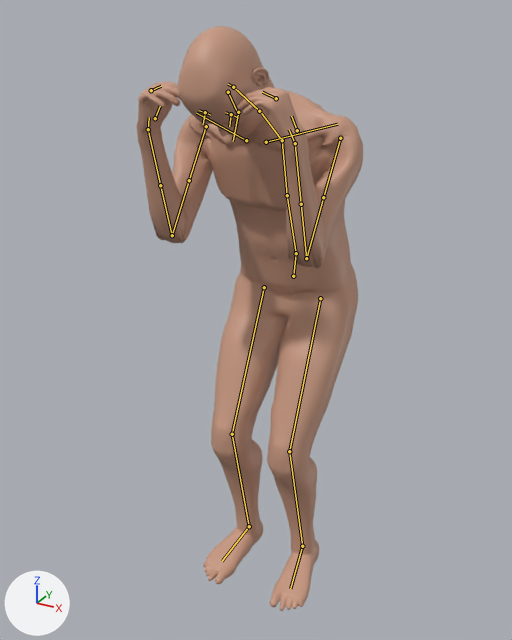
One commit to the glTF model gore-game/assets/generated/subject/GB_Subject_LOD1.glb: the scene before it, then after it.
Both versions are drawn from a 50 mm lens placed at (0.801, -1.678, 1.644), pointed at (-0.062, -0.109, 0.859). The lights are fixed; the arrows at lower left show +X, +Y and +Z. The first picture is the older version. Both versions are drawn at frame 1 of the action 'pose_cower'; the numbers are the values there. The bones that change, and the others that lie on the model, are drawn over the model as lines.

In view in the first picture: 'GB_Body_LOD1', 'GB_Head_LOD1'.
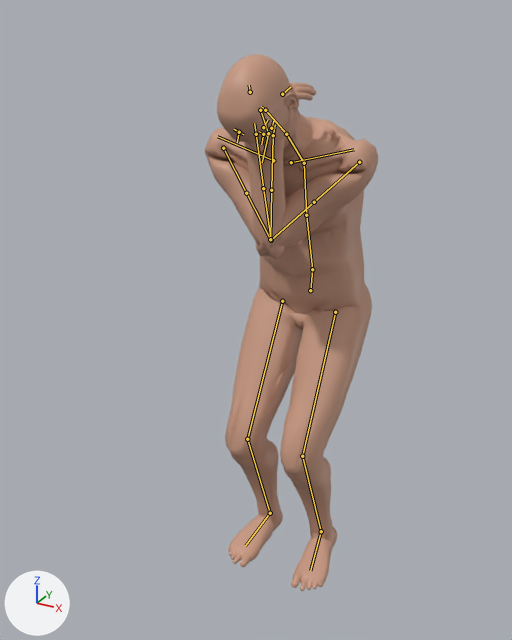
Changed parts and their boxes (x1, y1, x2, y2) in the pictures (512 x 640 px):
'GB_Body_LOD1', posed (24% narrower): before (136, 82, 363, 611); after (205, 83, 378, 591)
'GB_Head_LOD1', posed: before (178, 26, 275, 137); after (217, 54, 313, 160)
bone 'hips', root to tip: before (293, 276) to (296, 253); after (310, 290) to (312, 269)
bone 'spine', root to tip: before (296, 253) to (287, 195); after (312, 269) to (306, 215)
bone 'chest', root to tip: before (287, 195) to (282, 140); after (306, 215) to (304, 163)
bone 'clavicle_L', root to tip: before (266, 142) to (337, 124); after (291, 162) to (354, 149)
bone 'upper_arm_L', root to tip: before (340, 138) to (323, 197); after (359, 162) to (314, 202)
bone 'upper_arm_twist_L', root to tip: before (323, 197) to (306, 258); after (314, 202) to (271, 240)
bone 'forearm_L', root to tip: before (306, 258) to (301, 204); after (271, 240) to (263, 188)
bone 'hand_L', root to tip: before (295, 143) to (289, 129); after (256, 134) to (254, 123)
bone 'fingers_L', root to tip: before (276, 98) to (262, 92); after (250, 92) to (249, 85)
bone 'thumb_L', root to tip: before (297, 130) to (291, 116); after (263, 127) to (268, 119)
bone 'clavicle_R', root to tip: before (246, 140) to (196, 113); after (273, 160) to (217, 136)
bone 'upper_arm_R', root to tip: before (206, 126) to (189, 180); after (223, 148) to (246, 193)
bone 'upper_arm_twist_R', root to tip: before (189, 180) to (172, 235); after (246, 193) to (270, 239)
bone 'forearm_R', root to tip: before (172, 235) to (160, 185); after (270, 239) to (271, 190)
bone 'hand_R', root to tip: before (148, 129) to (149, 117); after (273, 135) to (275, 125)
bone 'fingers_R', root to tip: before (151, 90) to (161, 86); after (282, 94) to (290, 87)
bone 'thumb_R', root to tip: before (155, 118) to (160, 106); after (271, 128) to (274, 120)
bone 'thigh_L', root to tip: before (320, 298) to (289, 451); after (335, 312) to (302, 456)
bone 'shin_L', root to tip: before (289, 451) to (302, 546); after (302, 456) to (321, 531)
bone 'foot_L', root to tip: before (302, 546) to (290, 588); after (321, 531) to (310, 570)
bone 'thigh_R', root to tip: before (264, 287) to (232, 434); after (282, 301) to (247, 439)
bone 'shin_R', root to tip: before (232, 434) to (249, 526); after (247, 439) to (270, 513)
bone 'foot_R', root to tip: before (249, 526) to (222, 561); after (270, 513) to (245, 545)

The change in detail:
Bone 'hips' (bone_hips) moves from (0.0, 0.0, 0.0) to (0.0, -0.061, -0.13).
Bone 'spine' (bone_spine) turns from (18, 0, 0) to (16, 0, 0) degrees about its own x, y and z.
Bone 'chest' (bone_chest) turns from (14, 0, 0) to (12, 0, 0) degrees about its own x, y and z.
Bone 'clavicle_L' (bone_clavicle_l) turns from (0, 0, 0) to (10, 0, 8) degrees about its own x, y and z.
Bone 'upper_arm_L' (bone_upper_arm_l) turns from (75, 0, -30) to (96, 38, 2) degrees about its own x, y and z.
Bone 'upper_arm_twist_L' (bone_upper_arm_twist_l) turns from (0, 0, 0) to (0, -20, 0) degrees about its own x, y and z.
Bone 'forearm_L' (bone_forearm_l) turns from (130, 0, 0) to (125, 0, 0) degrees about its own x, y and z.
Bone 'hand_L' (bone_hand_l) turns from (0, 0, -20) to (0, 0, -15) degrees about its own x, y and z.
Bone 'fingers_L' (bone_fingers_l) turns from (0, 0, -50) to (0, 0, -45) degrees about its own x, y and z.
Bone 'thumb_L' (bone_thumb_l) turns from (0, 0, 0) to (17, 3, -17) degrees about its own x, y and z.
Bone 'clavicle_R' (bone_clavicle_r) turns from (0, 0, 0) to (10, 0, -8) degrees about its own x, y and z.
Bone 'upper_arm_R' (bone_upper_arm_r) turns from (75, 0, 30) to (96, -38, -2) degrees about its own x, y and z.
Bone 'upper_arm_twist_R' (bone_upper_arm_twist_r) turns from (0, 0, 0) to (0, 20, 0) degrees about its own x, y and z.
Bone 'forearm_R' (bone_forearm_r) turns from (130, 0, 0) to (125, 0, 0) degrees about its own x, y and z.
Bone 'hand_R' (bone_hand_r) turns from (0, 0, 20) to (0, 0, 15) degrees about its own x, y and z.
Bone 'fingers_R' (bone_fingers_r) turns from (0, 0, 50) to (0, 0, 45) degrees about its own x, y and z.
Bone 'thumb_R' (bone_thumb_r) turns from (0, 0, 0) to (17, -3, 17) degrees about its own x, y and z.
Bone 'thigh_L' (bone_thigh_l) turns from (30, 0, 0) to (34, 0, 0) degrees about its own x, y and z.
Bone 'shin_L' (bone_shin_l) turns from (-40, 0, 0) to (-52, 0, 0) degrees about its own x, y and z.
Bone 'foot_L' (bone_foot_l) turns from (10, 0, -1) to (18, 0, -1) degrees about its own x, y and z.
Bone 'thigh_R' (bone_thigh_r) turns from (30, 0, 0) to (34, 0, 0) degrees about its own x, y and z.
Bone 'shin_R' (bone_shin_r) turns from (-40, 0, 0) to (-52, 0, 0) degrees about its own x, y and z.
Bone 'foot_R' (bone_foot_r) turns from (10, 0, 1) to (18, 0, 1) degrees about its own x, y and z.
